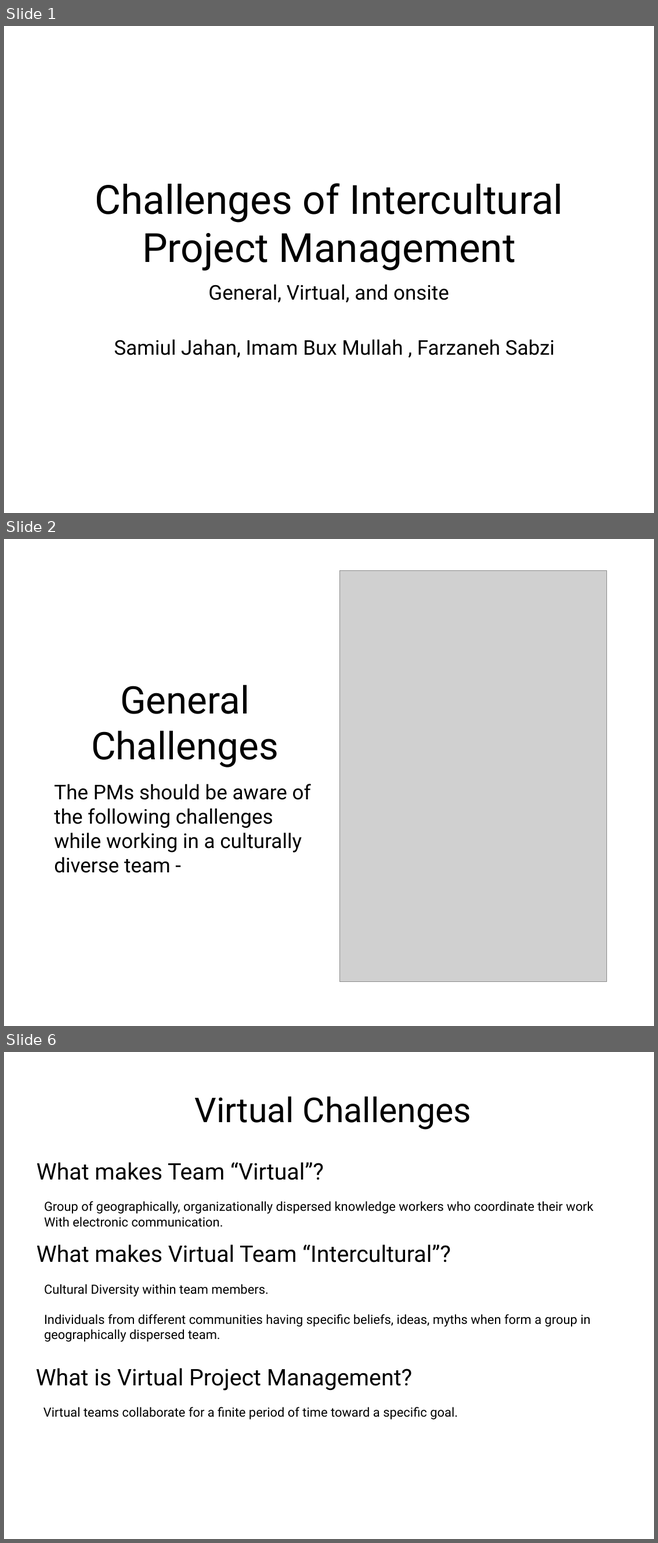
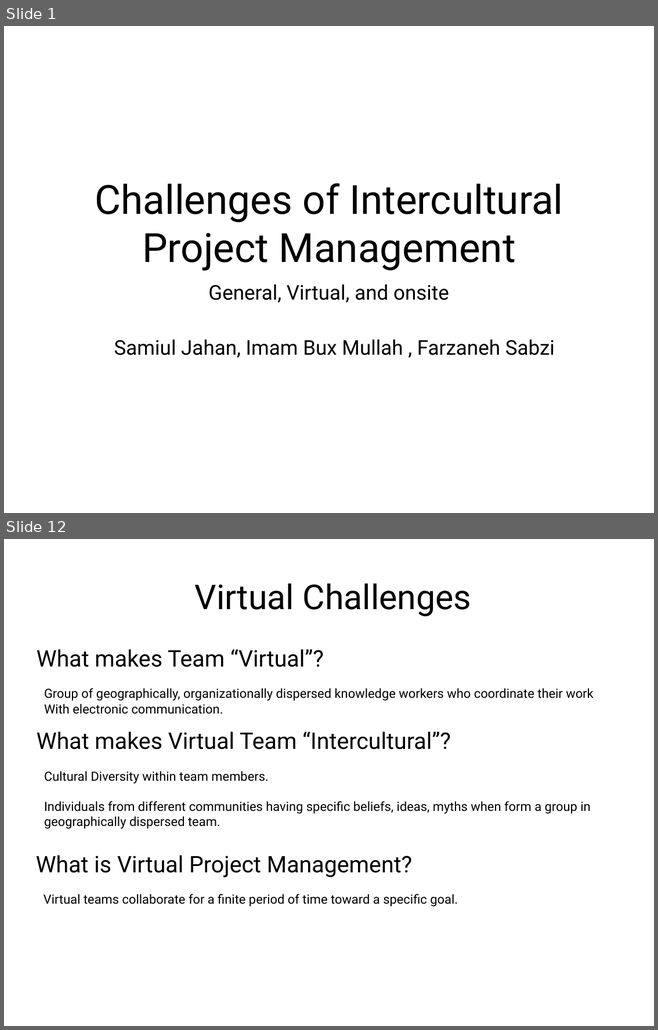
Before and after one commit to samiuljahan/IPM17, a slide deck: PPT.pptx. Shown one above the other, each under a label of ours: slides 1, 2 and 6 before the commit, slides 1 and 12 after it; the slides between them are not shown. The pictures are 658x1543 and 658x1030 pixels, drawn with LibreOffice and Linux fonts; fonts in the diff are those of the drawing; grey boxes stand for pictures. Boxes give left, top, right and bottom in pixels: in the first picture for what was removed or moved away, otherwise in the second. Text is boxed around its words. In the diff, an @@ line names an element or a change of style, - is before the commit and + after.

Commit message:
General challnges section updated
Updated the file. Added my parts, added agenda section

```diff
--- a/PPT.pptx
+++ b/PPT.pptx
@@ slide 2 removed at (x1=4, y1=539, x2=654, y2=1026), background #FFFFFF @@
@@ picture removed at (x1=340, y1=570, x2=606, y2=982) @@
@@ title removed at (x1=91, y1=685, x2=278, y2=768) @@
-General Challenges
@@ text removed at (x1=54, y1=784, x2=311, y2=873) @@
-The PMs should be aware of the following challenges while working in a culturally diverse team -
@@ what was slide 6 is now slide 12 @@
```
Also in this commit, not shown: 3 slides changed, 7 slides added.
